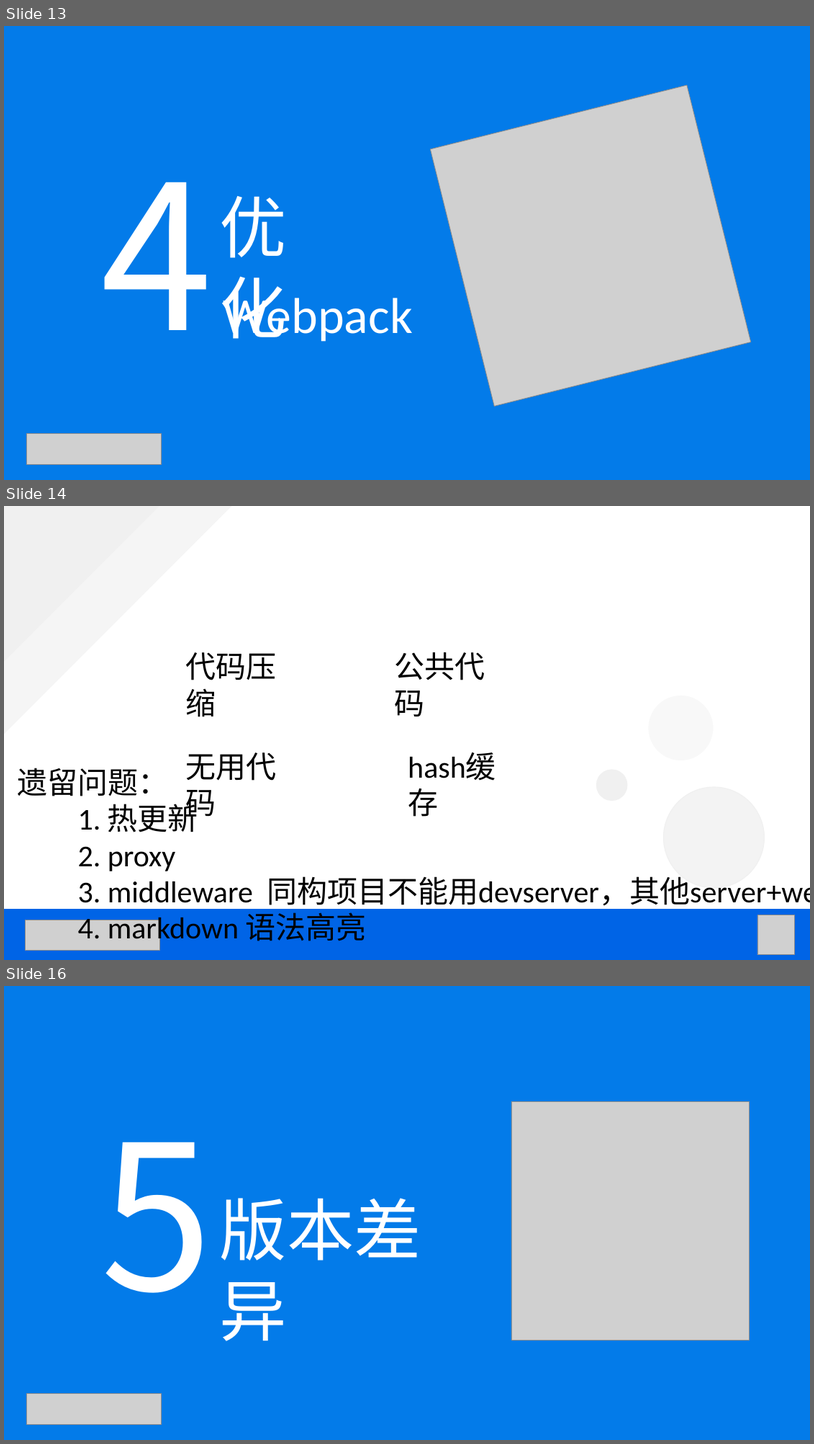
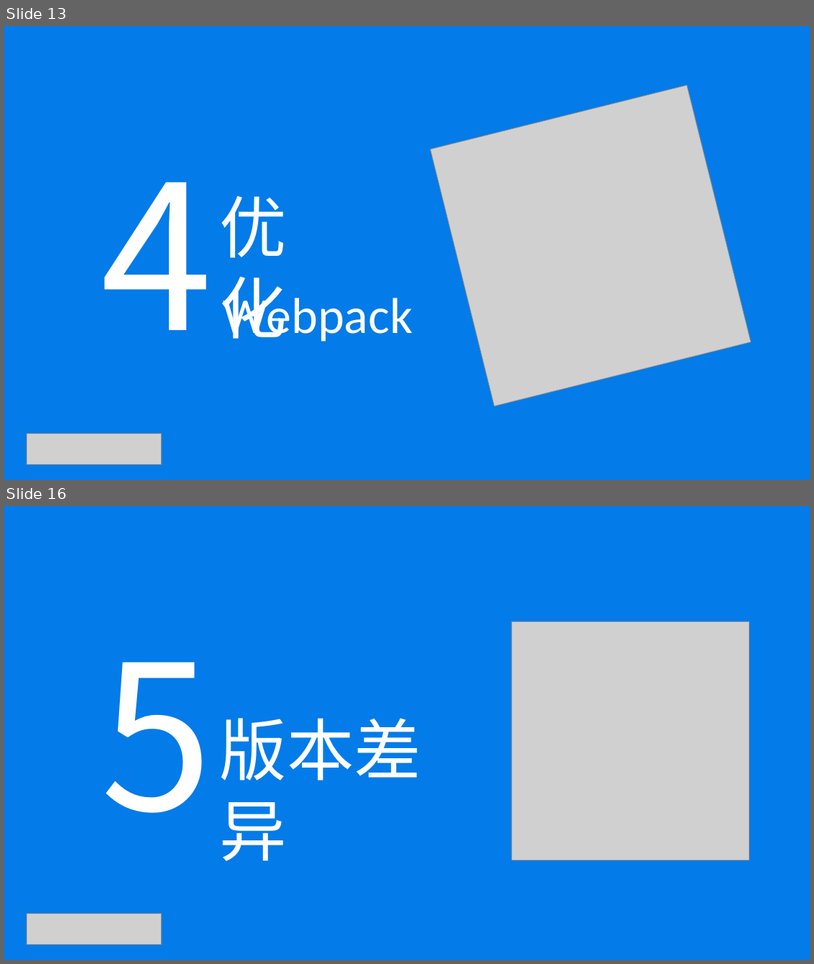
Before and after one commit to h23/Webpack, a slide deck: Webpack4-从零开始搭建React项目.pptx. Shown one above the other, each under a label of ours: slides 13, 14 and 16 before the commit, slides 13 and 16 after it; the slides between them are not shown. The pictures are 814x1444 and 814x964 pixels, drawn with LibreOffice and Linux fonts; fonts in the diff are those of the drawing; grey boxes stand for pictures. Boxes give left, top, right and bottom in pixels: in the first picture for what was removed or moved away, otherwise in the second. Text is boxed around its words. In the diff, an @@ line names an element or a change of style, - is before the commit and + after.

```diff
--- a/Webpack4-从零开始搭建React项目.pptx
+++ b/Webpack4-从零开始搭建React项目.pptx
@@ slide 14 removed at (4,506,810,960), background #FFFFFF @@
@@ freeform shape removed at (4,506,232,734) @@
@@ freeform shape removed at (4,506,160,662) @@
@@ text removed at (185,652,276,717) @@
-代码压缩
@@ text removed at (394,652,485,717) @@
-公共代码
@@ ellipse removed at (649,695,714,760) @@
@@ text removed at (185,752,276,821) @@
-无用代码
@@ text removed at (405,744,530,787) @@
-hash缓存
@@ text removed at (18,767,810,946) @@
-遗留问题：
-1. 热更新
-2. proxy
-3. middleware 同构项目不能用devserver，其他server+webpack
-4. markdown 语法高亮
@@ ellipse removed at (597,769,628,800) @@
@@ ellipse removed at (664,787,765,888) @@
@@ rectangle removed at (4,909,810,960) @@
@@ picture removed at (758,915,795,955) @@
@@ picture removed at (25,920,160,950) @@
```
Also in this commit, not shown: 1 slide changed, 1 slide added, 58 other files.
